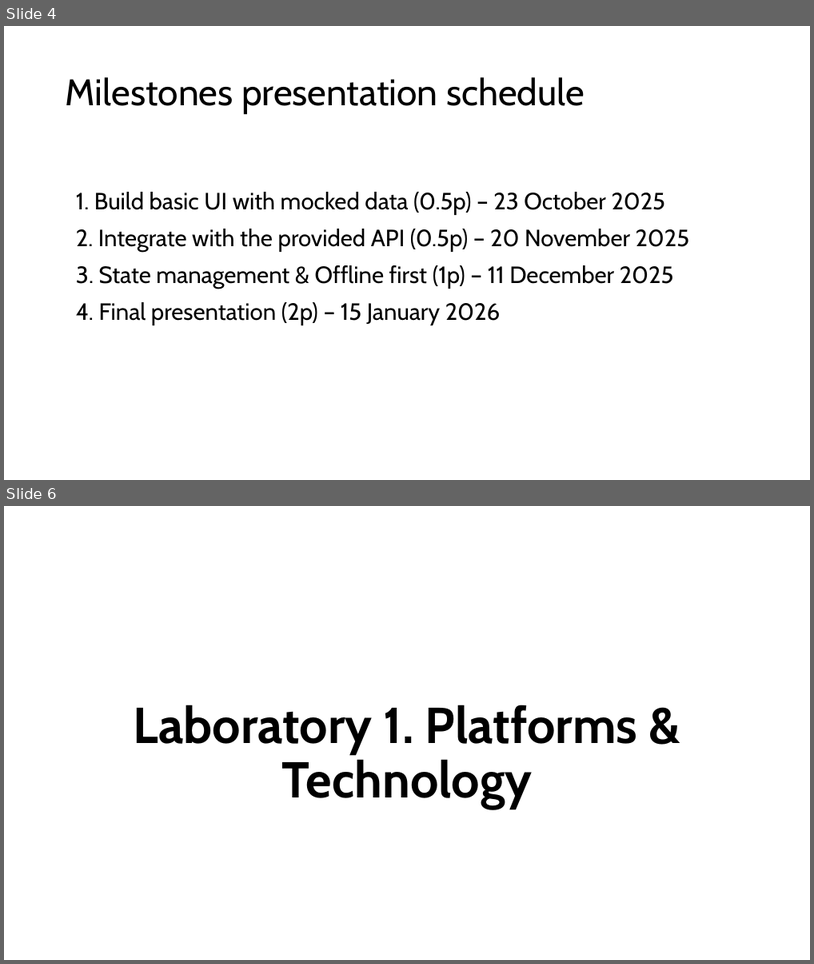
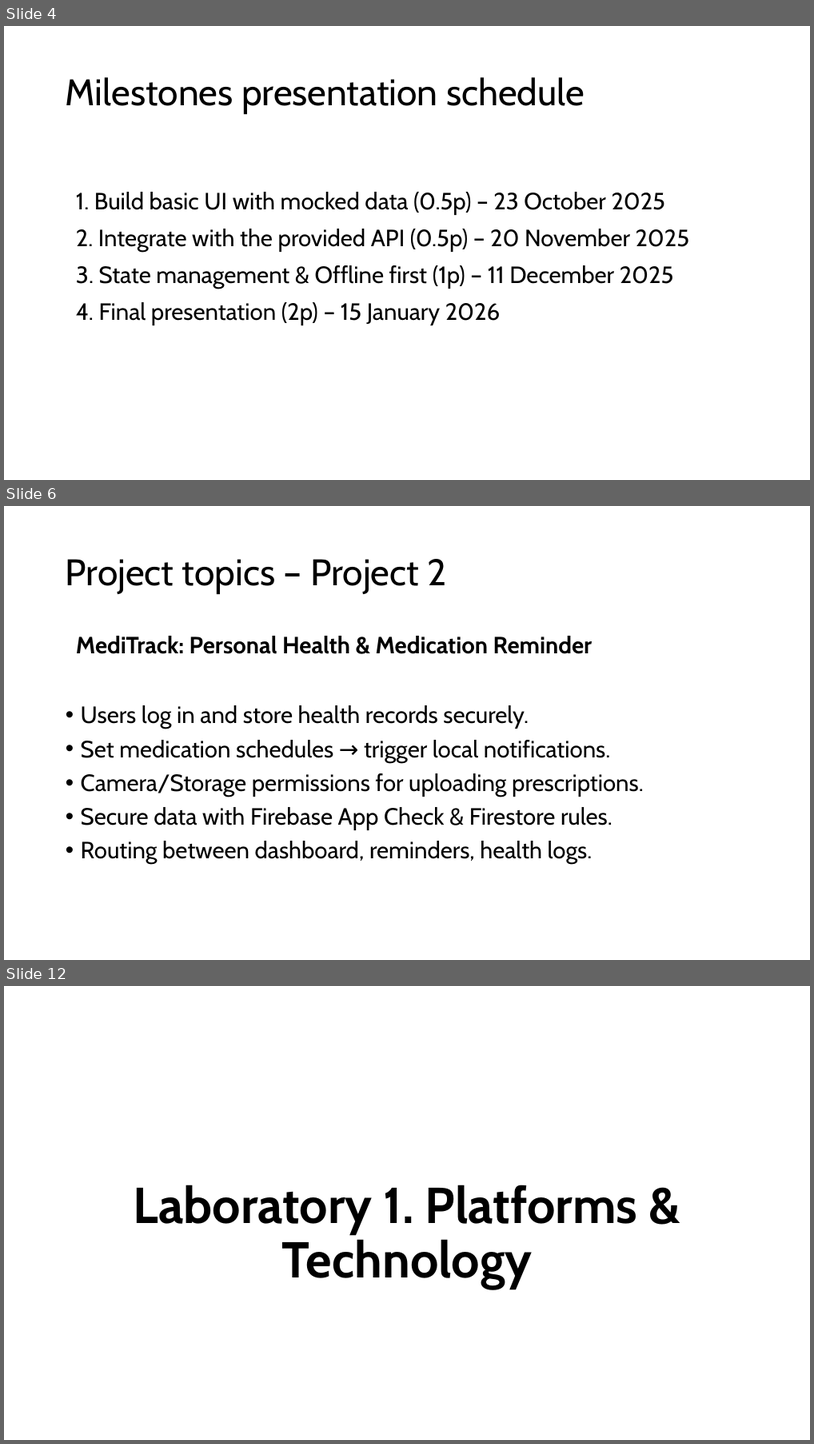
Before and after one commit to rusudinu/mobile-and-embedded-computing, a slide deck: w1/l1/Mobile-and-Embedded-Computing-Lab1.pptx. Shown one above the other, each under a label of ours: slides 4 and 6 before the commit, slides 4, 6 and 12 after it; the slides between them are not shown. The pictures are 814x964 and 814x1444 pixels, drawn with LibreOffice and Linux fonts; fonts in the diff are those of the drawing; background and template pictures are left out. Boxes give left, top, right and bottom in pixels: in the first picture for what was removed or moved away, otherwise in the second. Text is boxed around its words. In the diff, an @@ line names an element or a change of style, - is before the commit and + after.

```diff
--- a/w1/l1/Mobile-and-Embedded-Computing-Lab1.pptx
+++ b/w1/l1/Mobile-and-Embedded-Computing-Lab1.pptx
@@ slide 6 added at [4,506,810,960], background #FFFFFF @@
@@ title added at [66,559,446,594], 44 pt, text #000000 @@
+Project topics – Project 2
@@ text added at [76,636,644,864], 28 pt, text #000000 @@
+MediTrack: Personal Health & Medication Reminder
+• Users log in and store health records securely.
+• Set medication schedules → trigger local notifications.
+• Camera/Storage permissions for uploading prescriptions.
+• Secure data with Firebase App Check & Firestore rules.
+• Routing between dashboard, reminders, health logs.
@@ what was slide 6 is now slide 12 @@
```
Also in this commit, not shown: 2 slides changed, 5 other slides added.
